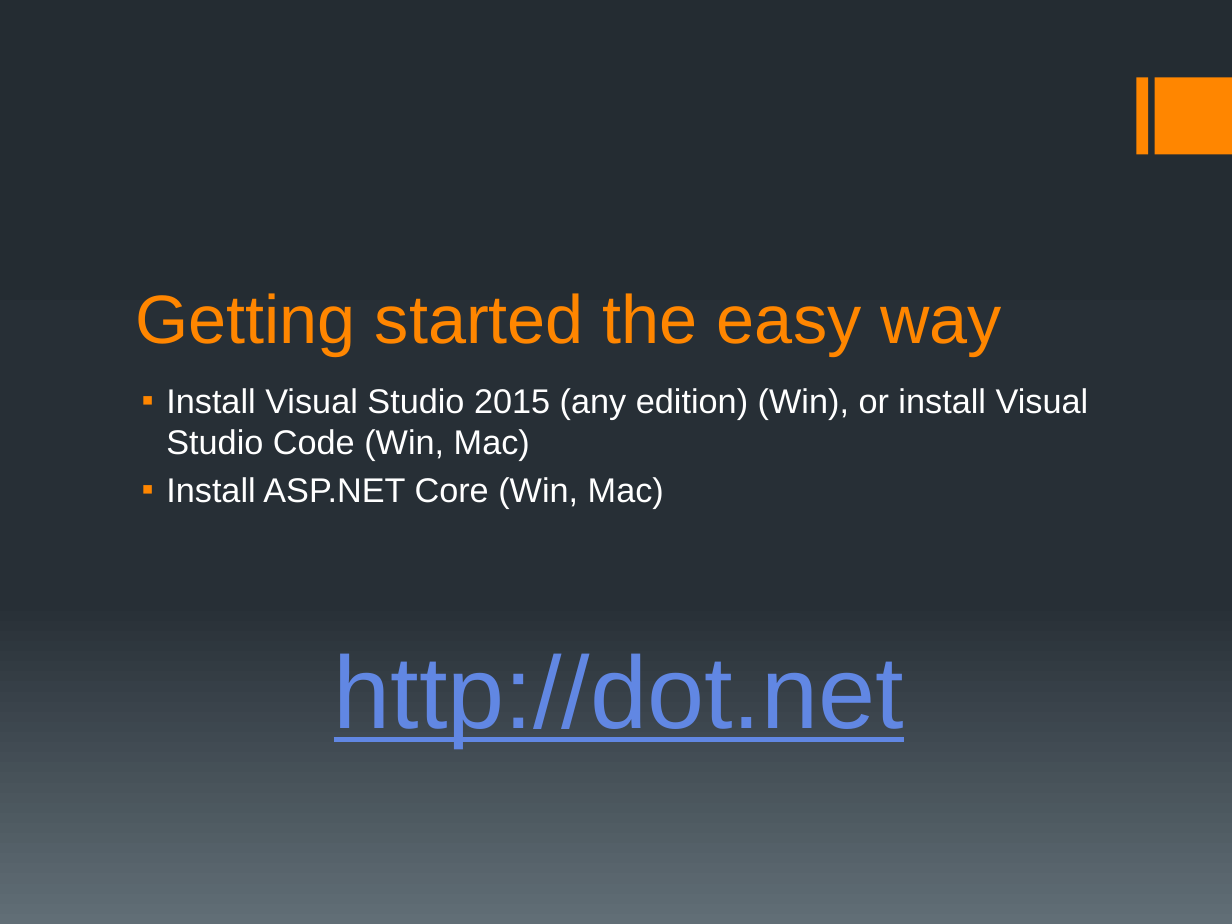
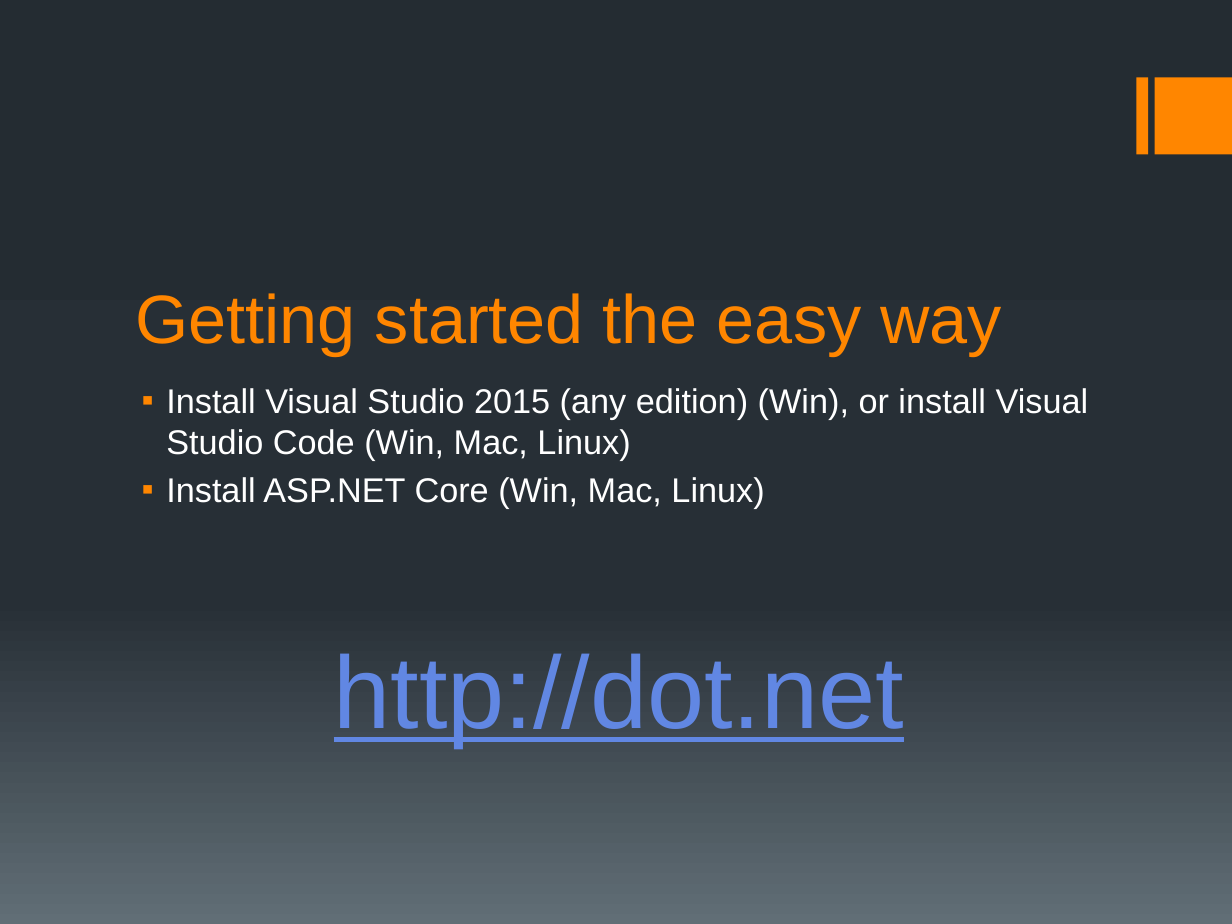
Before and after one commit to simonech/MeetASPNETCoreAtCG16, a slide deck: slide 10 of MeetASPNETCore.pptx (slide 5 before the commit). Drawn at 1232x924 pixels with LibreOffice and Linux fonts; fonts in the diff are those of the drawing. Boxes give left, top, right and bottom in pixels: in the first picture for what was removed or moved away, otherwise in the second. Text is boxed around its words. In the diff, an @@ line names an element or a change of style, - is before the commit and + after.

```diff
--- a/MeetASPNETCore.pptx
+++ b/MeetASPNETCore.pptx
@@ text at (166, 388, 1089, 509): text changed @@
-▪ Install Visual Studio 2015 (any edition) (Win), or install Visual Studio Code (Win, Mac)
-▪ Install ASP.NET Core (Win, Mac)
+▪ Install Visual Studio 2015 (any edition) (Win), or install Visual Studio Code (Win, Mac, Linux)
+▪ Install ASP.NET Core (Win, Mac, Linux)
```
Also in this commit, not shown: 8 other slides changed, 9 slides added, 2 slides removed, 18 other files.
